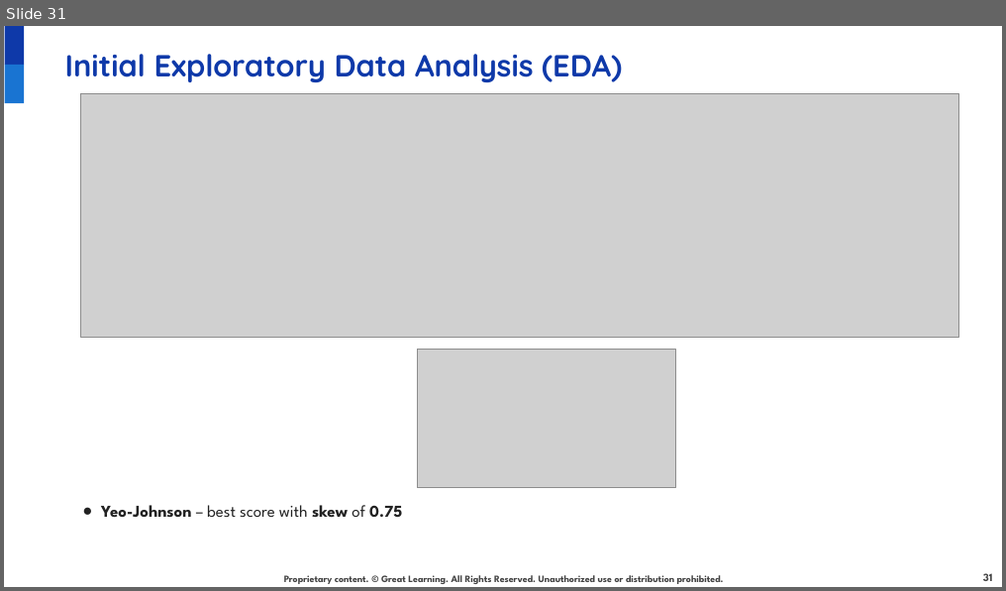
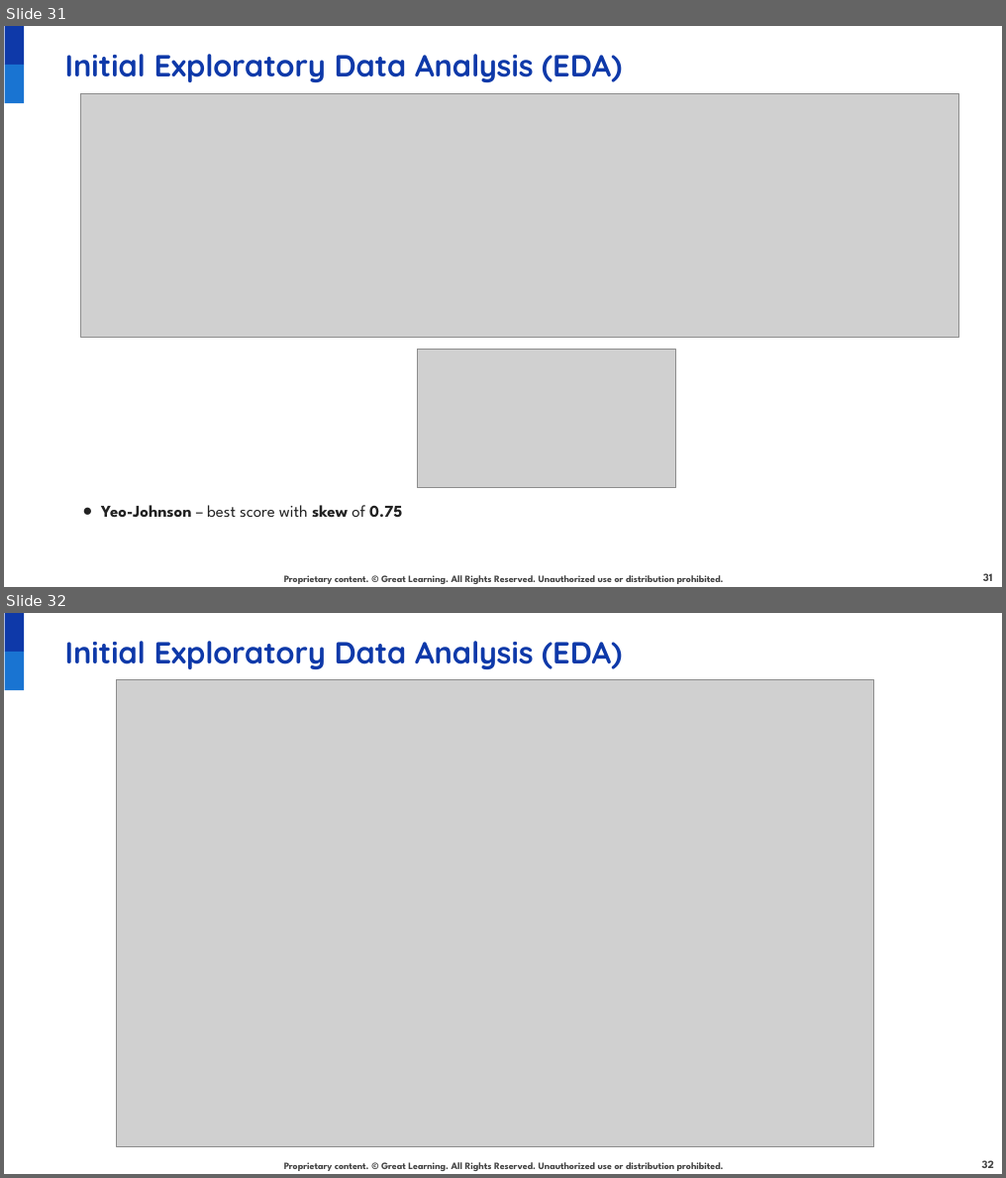
Before and after one commit to juanbucz/GreatLearning-TermProjects, a slide deck: Neural Networks - Loan Default/Loan Default Prediction Presentation - Business Interpretation - John Buczkowski.pptx. Shown one above the other, each under a label of ours: slide 31 before the commit, slides 31 and 32 after it. The pictures are 1006x591 and 1006x1178 pixels, drawn with LibreOffice and Linux fonts; fonts in the diff are those of the drawing; grey boxes stand for pictures; background and template pictures are left out. Boxes give left, top, right and bottom in pixels: in the first picture for what was removed or moved away, otherwise in the second. Text is boxed around its words. In the diff, an @@ line names an element or a change of style, - is before the commit and + after.

Commit message:
GL NN Loan Default Prediction Presentation - Post normalization analysis.

```diff
--- a/Neural Networks - Loan Default/Loan Default Prediction Presentation - Business Interpretation - John Buczkowski.pptx
+++ b/Neural Networks - Loan Default/Loan Default Prediction Presentation - Business Interpretation - John Buczkowski.pptx
@@ slide 32 added at (x1=4, y1=613, x2=1002, y2=1174), background #FFFFFF; not listed: 3 template elements that a slide beside it also shows @@
@@ text added at (x1=65, y1=641, x2=622, y2=669), 22 pt, text #0E39A9, bold @@
+Initial Exploratory Data Analysis (EDA)
@@ picture added at (x1=117, y1=680, x2=874, y2=1148) @@
@@ page number added at (x1=982, y1=1160, x2=994, y2=1168), 8 pt, text #434343, bold @@
+32
```
Also in this commit, not shown: 1 other slide added.
